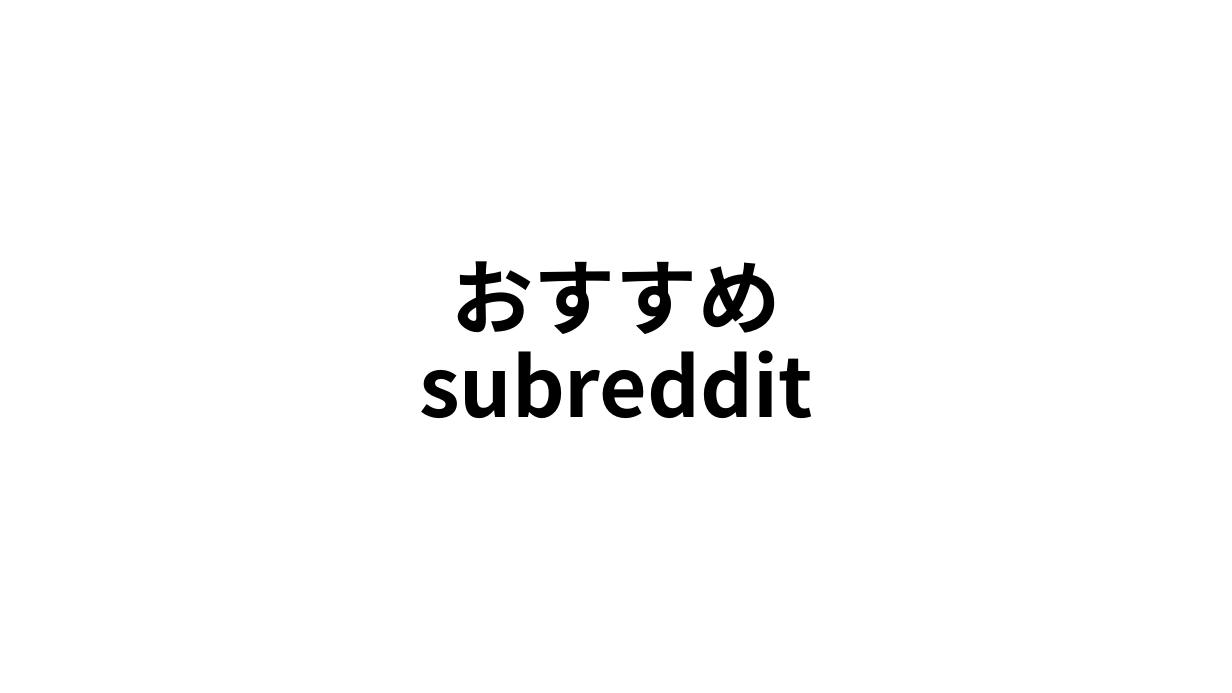
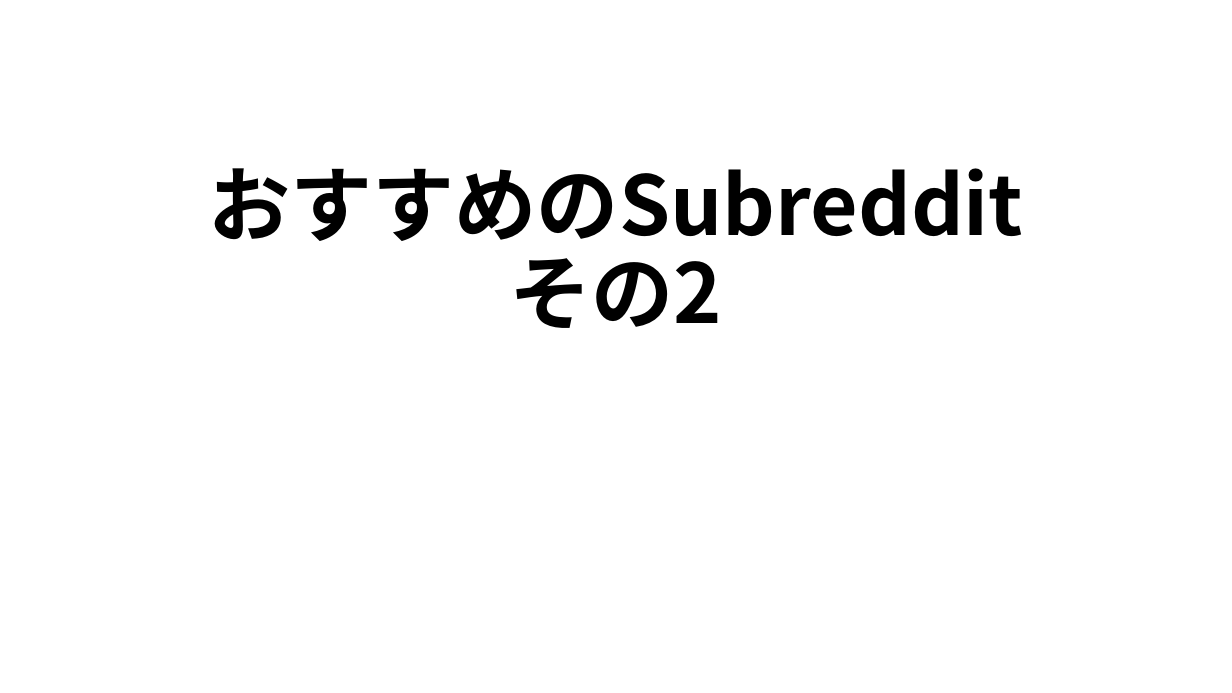
Before and after one commit to hystking/vvtv-presentation, a slide deck: slide 49 of base.pptx (slide 16 before the commit). Drawn at 1232x693 pixels with LibreOffice and Linux fonts; fonts in the diff are those of the drawing. Boxes give left, top, right and bottom in pixels: in the first picture for what was removed or moved away, otherwise in the second. Text is boxed around its words. In the diff, an @@ line names an element or a change of style, - is before the commit and + after.

```diff
--- a/base.pptx
+++ b/base.pptx
@@ title at [208,168,1023,328]: text changed @@
-おすすめ
-subreddit
+おすすめのSubreddit
+その2
```
Also in this commit, not shown: 11 other slides changed, 46 slides added, 4 slides removed, 9 other files.
